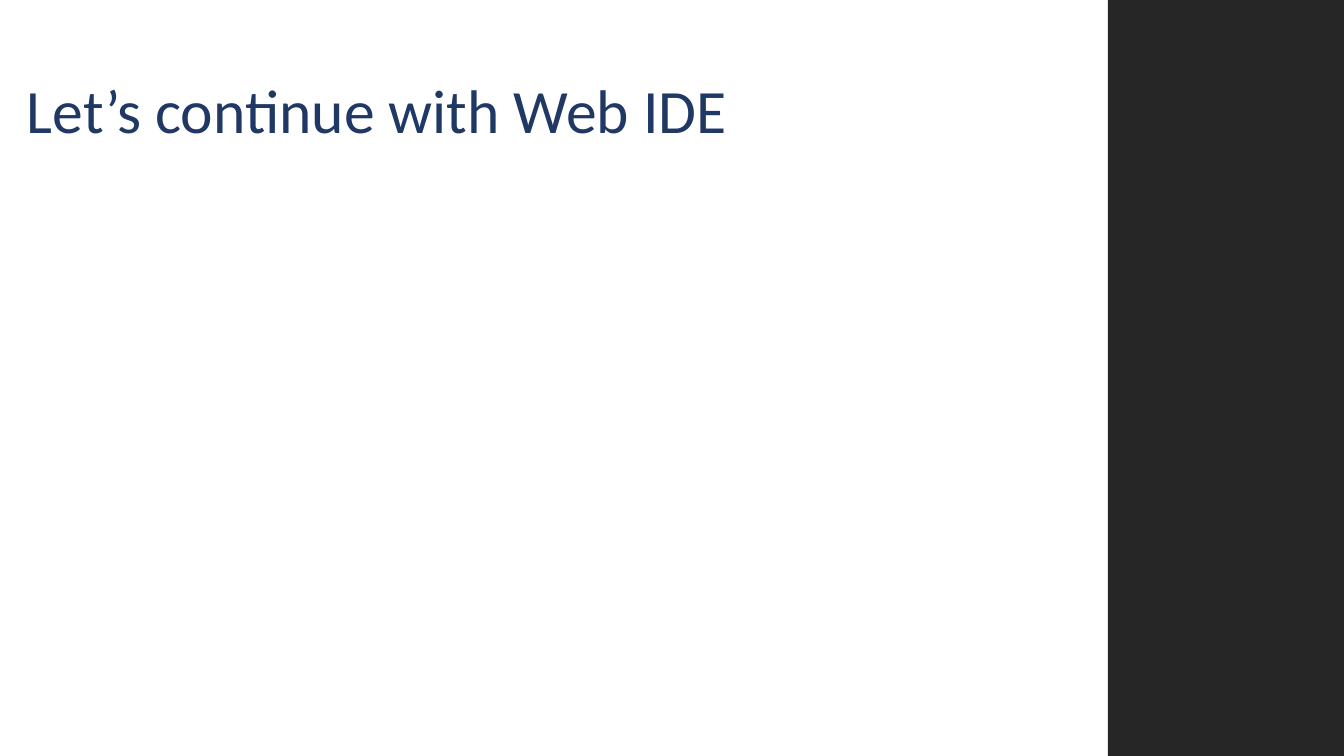
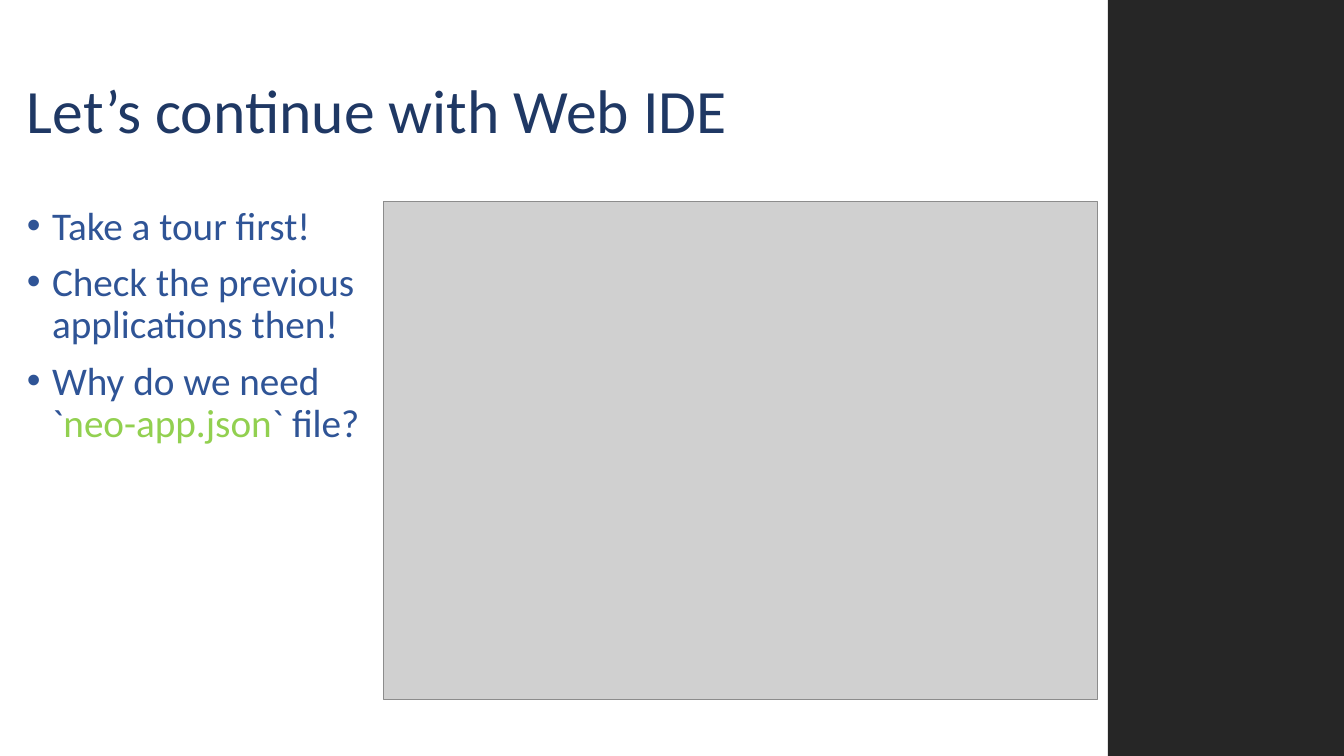
Before and after one commit to MJZSoft/OpenUI5Tutorial, a slide deck: slide 4 of Presentations/UI5_002.pptx. Drawn at 1344x756 pixels with LibreOffice and Linux fonts; fonts in the diff are those of the drawing; grey boxes stand for pictures; background and template pictures are left out. Boxes give left, top, right and bottom in pixels: in the first picture for what was removed or moved away, otherwise in the second. Text is boxed around its words. In the diff, an @@ line names an element or a change of style, - is before the commit and + after.

Commit message:
New application #4 has been added. First app in Web IDE

```diff
--- a/Presentations/UI5_002.pptx
+++ b/Presentations/UI5_002.pptx
@@ picture added at [384, 202, 1098, 700] @@
@@ text added at [52, 212, 359, 444], 28 pt, text #2F5496 @@
+• Take a tour first!
+• Check the previous applications then!
+• Why do we need `neo-app.json` file?
```
Also in this commit, not shown: 1 other slide changed, 32 other files.
